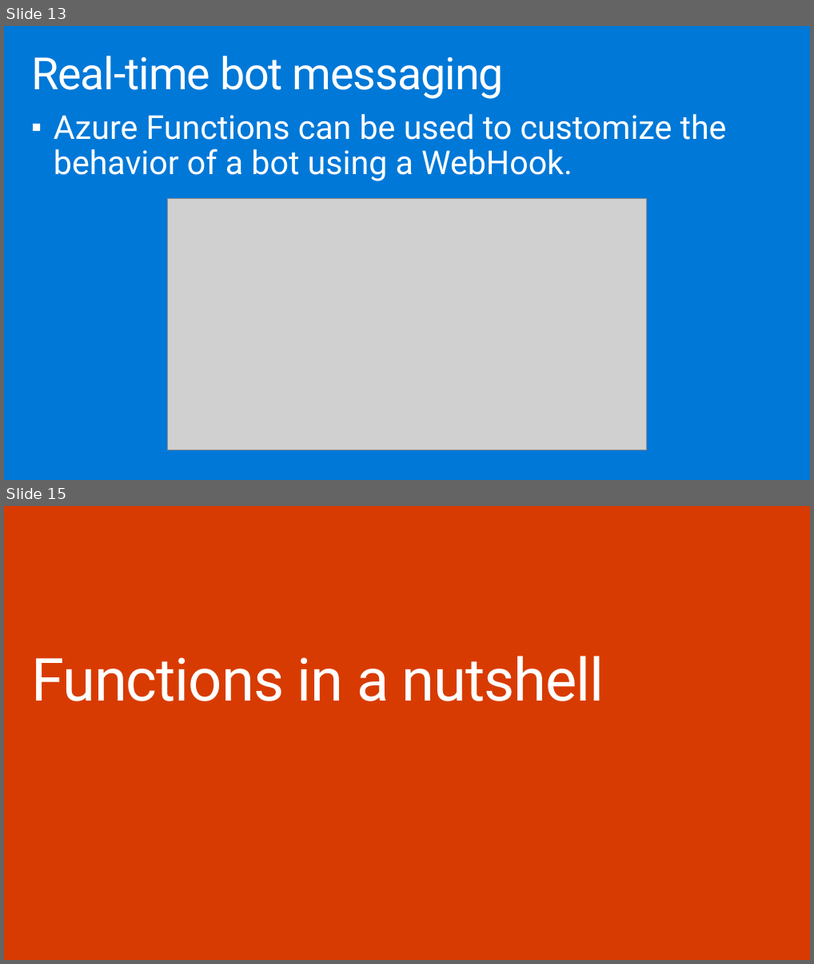
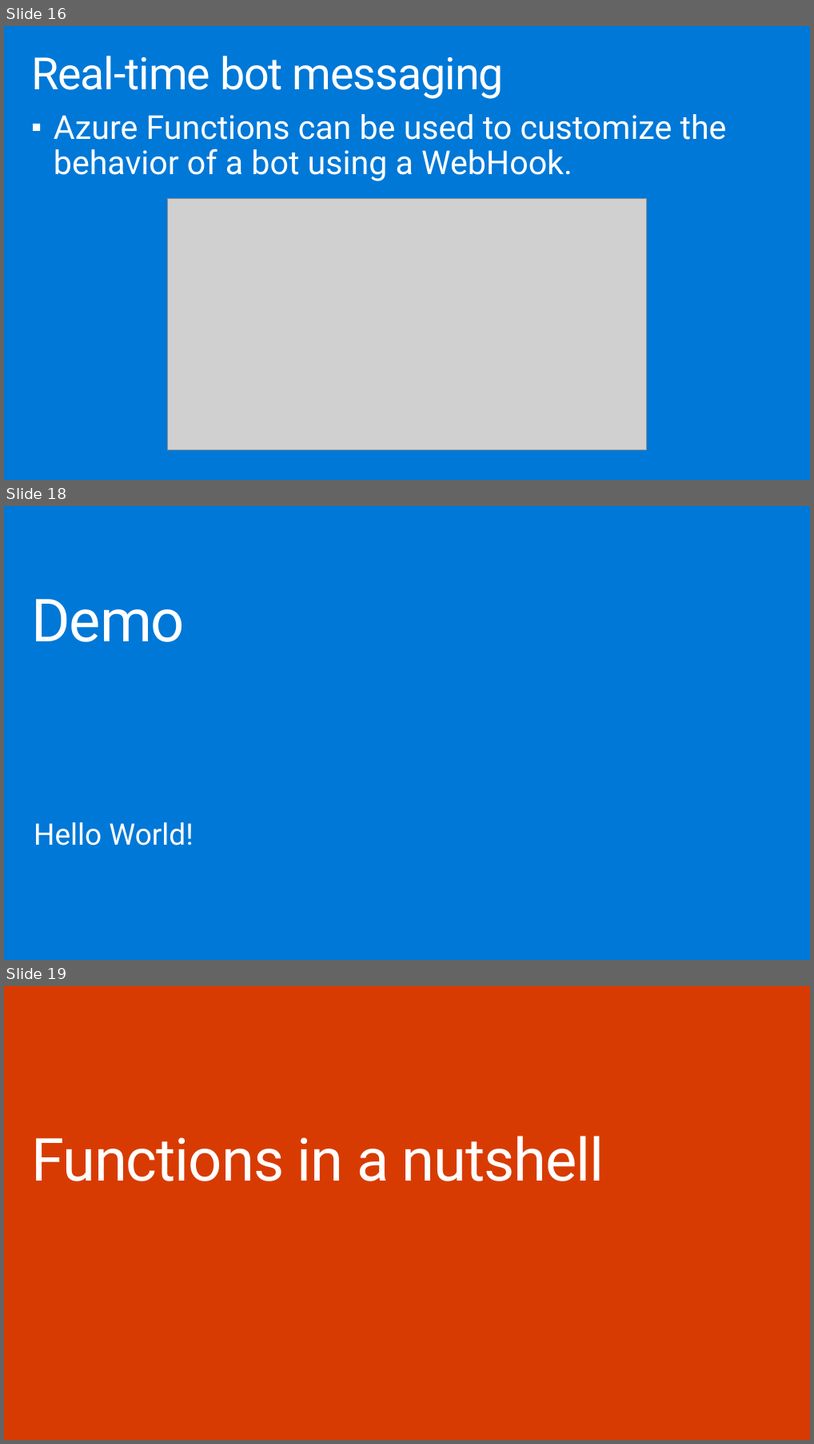
Before and after one commit to shawnweisfeld/20160726_AzureFunctions, a slide deck: AzureFunctions.pptx. Shown one above the other, each under a label of ours: slides 13 and 15 before the commit, slides 16, 18 and 19 after it; the slides between them are not shown. The pictures are 814x964 and 814x1444 pixels, drawn with LibreOffice and Linux fonts; fonts in the diff are those of the drawing; grey boxes stand for pictures; background and template pictures are left out. Boxes give left, top, right and bottom in pixels: in the first picture for what was removed or moved away, otherwise in the second. Text is boxed around its words. In the diff, an @@ line names an element or a change of style, - is before the commit and + after.

```diff
--- a/AzureFunctions.pptx
+++ b/AzureFunctions.pptx
@@ slide 18 added at [4, 506, 810, 960], background #0078D7 @@
@@ title added at [31, 599, 185, 642], 72 pt, text #FFFFFF @@
+Demo
@@ text added at [34, 822, 193, 845], 36 pt, text #FFFFFF @@
+Hello World!
@@ what was slide 13 is now slide 16 @@
@@ what was slide 15 is now slide 19 @@
```
Also in this commit, not shown: 2 slides changed, 3 other slides added, 1 other file.
